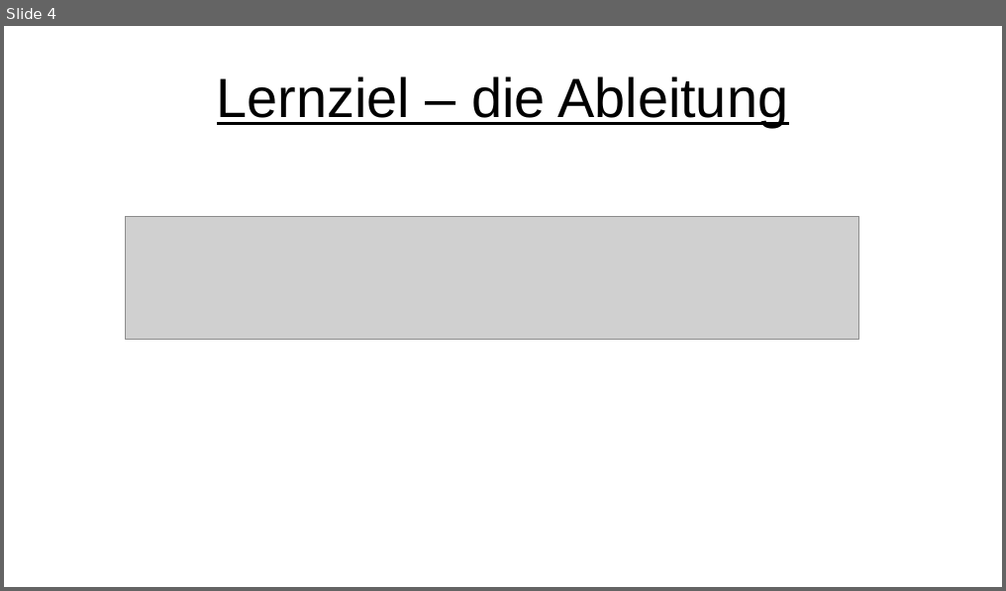
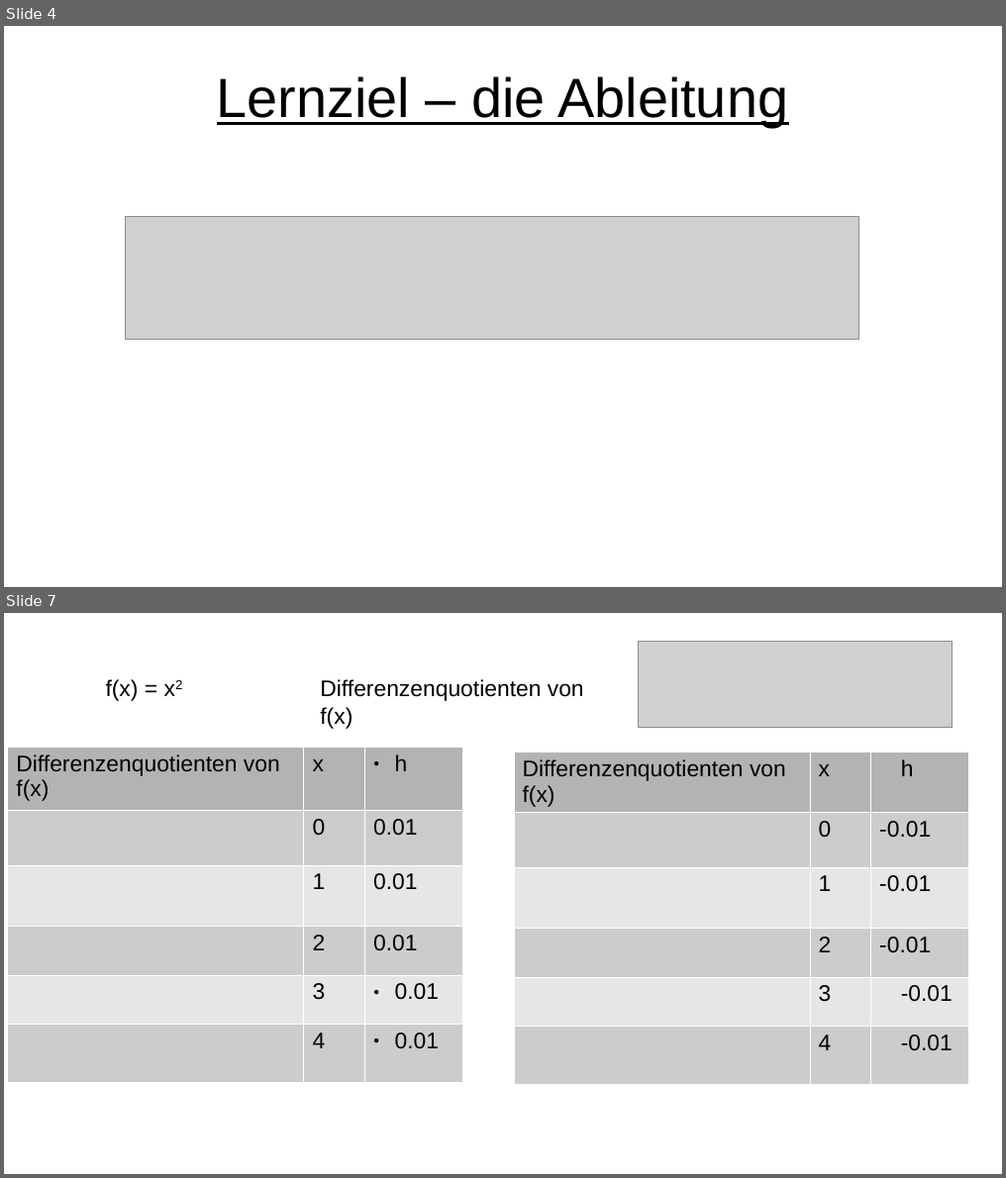
Before and after one commit to bearums/teaching, a slide deck: B5/Mathe/2024/EF/02/warm_up.odp. Shown one above the other, each under a label of ours: slide 4 before the commit, slides 4 and 7 after it; the slides between them are not shown. The pictures are 1006x591 and 1006x1178 pixels, drawn with LibreOffice and Linux fonts; fonts in the diff are those of the drawing; grey boxes stand for pictures. Boxes give left, top, right and bottom in pixels: in the first picture for what was removed or moved away, otherwise in the second. Text is boxed around its words. In the diff, an @@ line names an element or a change of style, - is before the commit and + after.

```diff
--- a/B5/Mathe/2024/EF/02/warm_up.odp
+++ b/B5/Mathe/2024/EF/02/warm_up.odp
@@ slide 7 added at [4,613,1002,1174], background #FFFFFF @@
@@ picture added at [639,641,952,727] @@
@@ text added at [106,679,139,701], 18 pt, text #000000 @@
+f(x) = x2
@@ text added at [320,679,584,729], 18 pt, text #000000 @@
+Differenzenquotienten von f(x)
@@ table added at [8,746,462,1079], 6 rows, 3 columns @@
+Differenzenquotienten von f(x) | x | h
+ | 0 | 0.01
+ | 1 | 0.01
+ | 2 | 0.01
+ | 3 | 0.01
+ | 4 | 0.01
@@ table added at [514,753,968,1085], 6 rows, 3 columns @@
+Differenzenquotienten von f(x) | x | h
+ | 0 | -0.01
+ | 1 | -0.01
+ | 2 | -0.01
+ | 3 | -0.01
+ | 4 | -0.01
```
Also in this commit, not shown: 3 other slides added, 2 other files.
